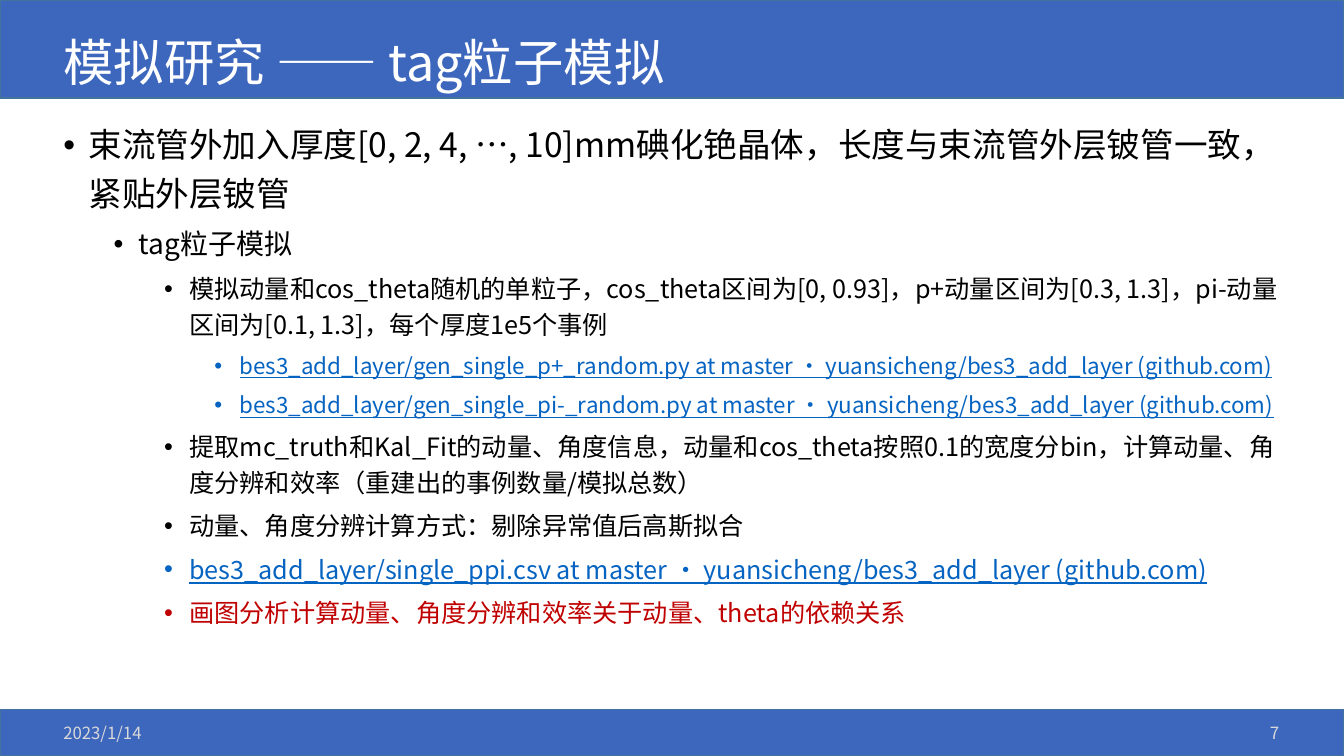
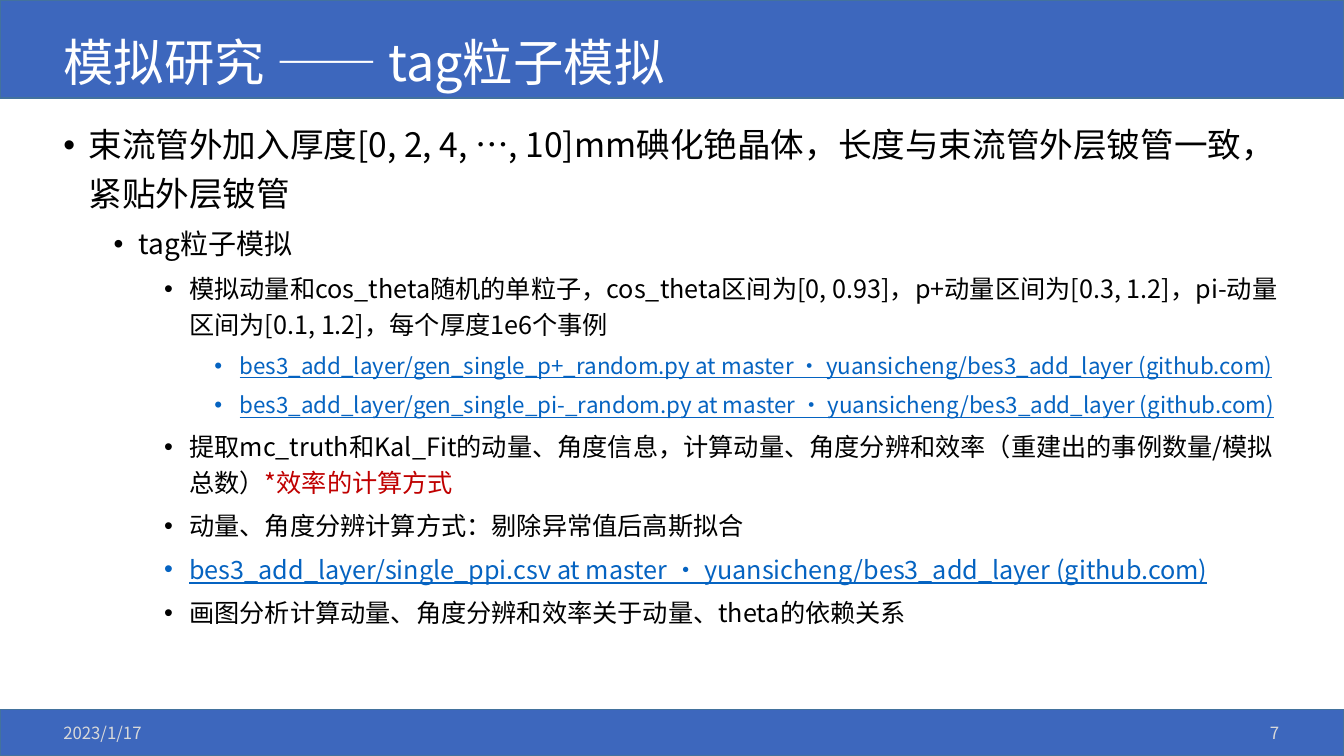
Before and after one commit to yuansicheng/bes3_add_layer, a slide deck: slide 7 of bes3_n0_source.pptx. Drawn at 1344x756 pixels with LibreOffice and Linux fonts; fonts in the diff are those of the drawing; background and template pictures are left out. Boxes give left, top, right and bottom in pixels: in the first picture for what was removed or moved away, otherwise in the second. Text is boxed around its words. In the diff, an @@ line names an element or a change of style, - is before the commit and + after.

```diff
--- a/bes3_n0_source.pptx
+++ b/bes3_n0_source.pptx
@@ text at (189,276,1277,339): text changed @@
-    • 模拟动量和cos_theta随机的单粒子，cos_theta区间为[0, 0.93]，p+动量区间为[0.3, 1.3]，pi-动量区间为[0.1, 1.3]，每个厚度1e5个事例
+    • 模拟动量和cos_theta随机的单粒子，cos_theta区间为[0, 0.93]，p+动量区间为[0.3, 1.2]，pi-动量区间为[0.1, 1.2]，每个厚度1e6个事例
@@ text at (189,434,1273,495): text changed @@
-    • 提取mc_truth和Kal_Fit的动量、角度信息，动量和cos_theta按照0.1的宽度分bin，计算动量、角度分辨和效率（重建出的事例数量/模拟总数）
+    • 提取mc_truth和Kal_Fit的动量、角度信息，计算动量、角度分辨和效率（重建出的事例数量/模拟总数）*效率的计算方式
@@ text at (189,600,906,624): text colour #C00000 to #000000 in "画图分析计算动量、角度分辨和效率关于动量、theta的依赖关系" @@
@@ text at (63,726,141,742): text changed @@
-2023/1/14
+2023/1/17
```
Also in this commit, not shown: 11 other slides changed, 6 slides added, 37 other files.
